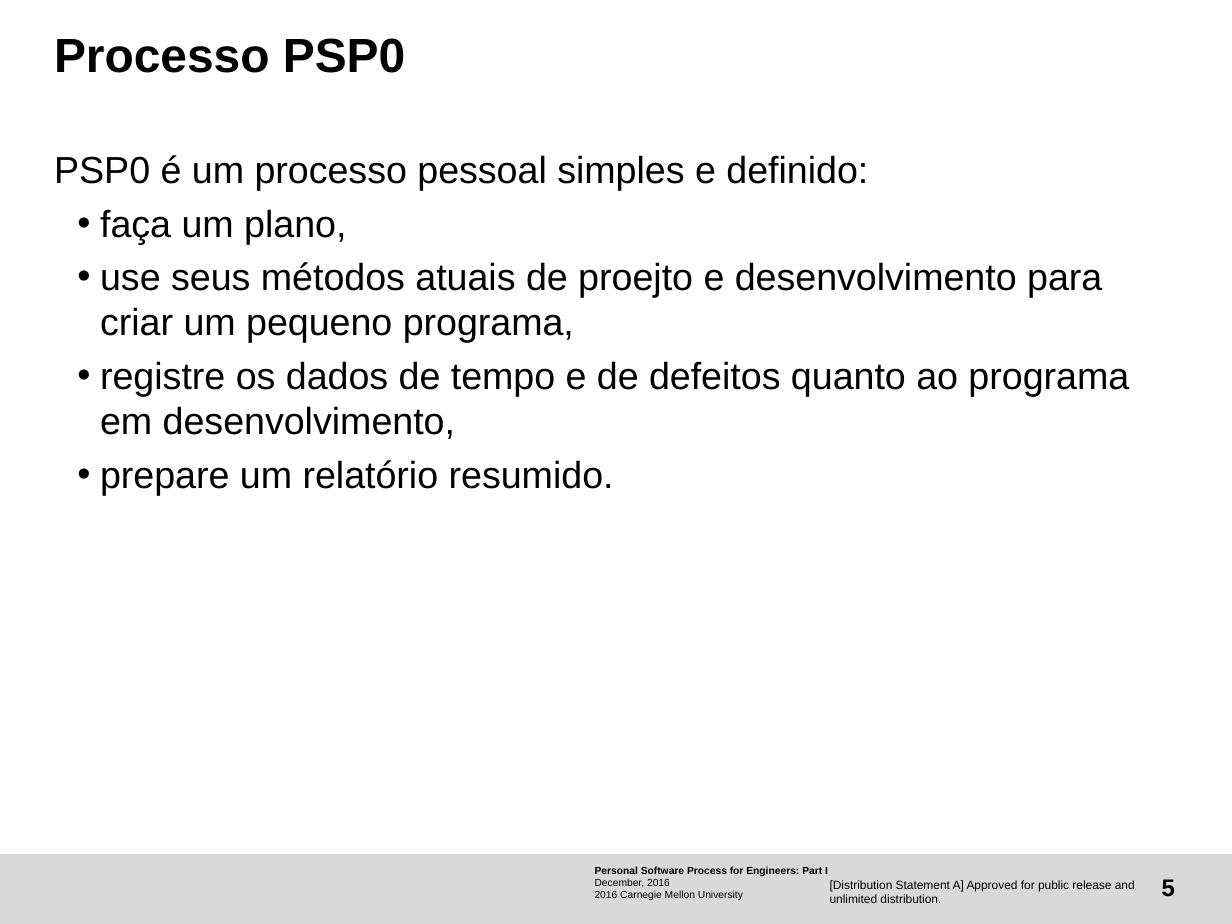
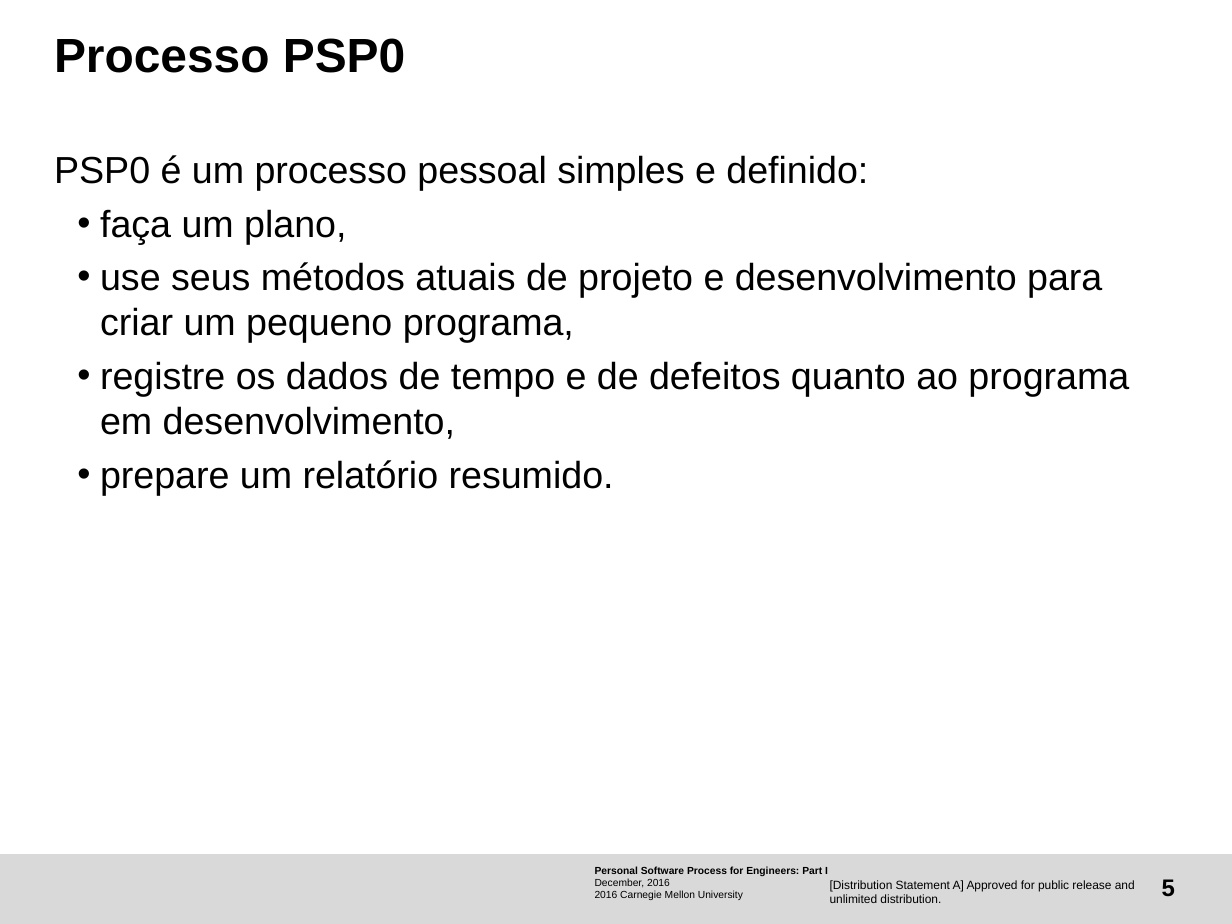
Before and after one commit to magsilva/psp-training, a slide deck: slide 5 of Activity-PSP0/Uso do PSP0.odp. Drawn at 1232x924 pixels with LibreOffice and Linux fonts; fonts in the diff are those of the drawing; background and template pictures are left out. Boxes give left, top, right and bottom in pixels: in the first picture for what was removed or moved away, otherwise in the second. Text is boxed around its words. In the diff, an @@ line names an element or a change of style, - is before the commit and + after.

```diff
--- a/Activity-PSP0/Uso do PSP0.odp
+++ b/Activity-PSP0/Uso do PSP0.odp
@@ text at [100,262,1102,343]: text changed @@
-  • use seus métodos atuais de proejto e desenvolvimento para criar um pequeno programa,
+  • use seus métodos atuais de projeto e desenvolvimento para criar um pequeno programa,
```
Also in this commit, not shown: 3 other slides changed, 1 other file.
